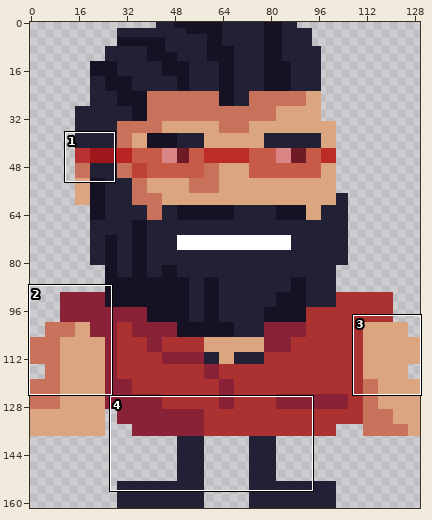
Sprite sheet, stored at assets/sprites/guilherme.png. The picture above shows the old version from afar; the outline marks the close-up.
Close-up. As it was:
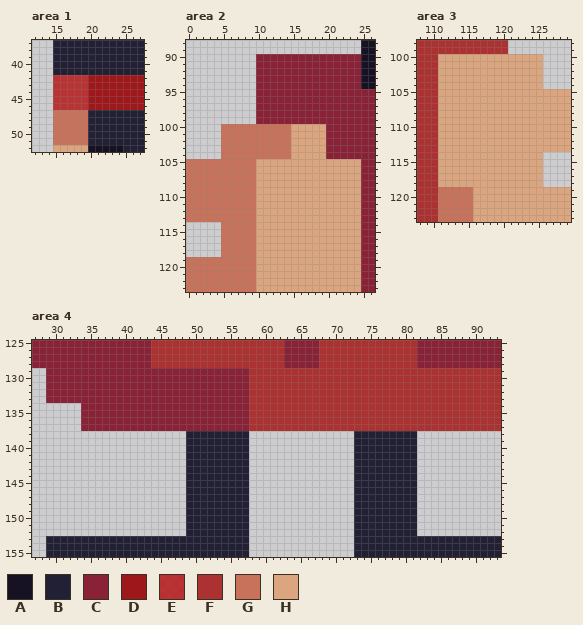
The file is 130x162 pixels. Shown: area 1: x 12..27, y 37..52; area 2: x 0..26, y 88..123; area 3: x 108..129, y 98..123; area 4: x 27..93, y 125..155.
Palette (. is transparent): A #161224  B #222034  C #892237  D #9e181b  E #b61616d6  F #ac3232  G #c8725b  H #dba57f
Now the later version:
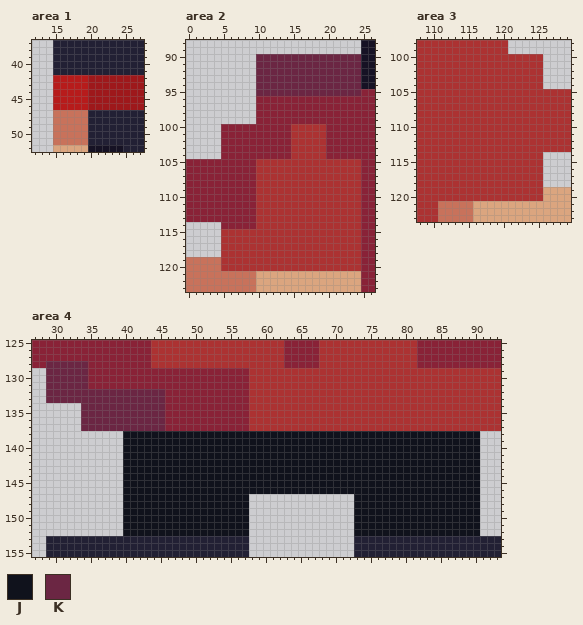
Colours new in this view: J #10121c  K #6b2643
Difference:
colour E: #b61616d6 -> #b61616f8
Changed rows in their new state; - is a pixel that keeps its letter.
Area 2:
first column x 10:
 90 KKKKKKKKKKKKKKK
 91 KKKKKKKKKKKKKKK
 92 KKKKKKKKKKKKKKK
 93 KKKKKKKKKKKKKKK
 94 KKKKKKKKKKKKKKK
 95 KKKKKKKKKKKKKKK
first column x 0:
100 -----CCCCCCCCCCFFFFF-----
101 -----CCCCCCCCCCFFFFF-----
102 -----CCCCCCCCCCFFFFF-----
103 -----CCCCCCCCCCFFFFF-----
104 -----CCCCCCCCCCFFFFF-----
105 CCCCCCCCCCFFFFFFFFFFFFFFF
106 CCCCCCCCCCFFFFFFFFFFFFFFF
107 CCCCCCCCCCFFFFFFFFFFFFFFF
108 CCCCCCCCCCFFFFFFFFFFFFFFF
109 CCCCCCCCCCFFFFFFFFFFFFFFF
110 CCCCCCCCCCFFFFFFFFFFFFFFF
111 CCCCCCCCCCFFFFFFFFFFFFFFF
112 CCCCCCCCCCFFFFFFFFFFFFFFF
113 CCCCCCCCCCFFFFFFFFFFFFFFF
114 -----CCCCCFFFFFFFFFFFFFFF
115 -----FFFFFFFFFFFFFFFFFFFF
116 -----FFFFFFFFFFFFFFFFFFFF
117 -----FFFFFFFFFFFFFFFFFFFF
118 -----FFFFFFFFFFFFFFFFFFFF
119 -----FFFFFFFFFFFFFFFFFFFF
120 -----FFFFFFFFFFFFFFFFFFFF
Area 3:
first column x 111:
100 FFFFFFFFFFFFFFF----
101 FFFFFFFFFFFFFFF----
102 FFFFFFFFFFFFFFF----
103 FFFFFFFFFFFFFFF----
104 FFFFFFFFFFFFFFF----
105 FFFFFFFFFFFFFFFFFFF
106 FFFFFFFFFFFFFFFFFFF
107 FFFFFFFFFFFFFFFFFFF
108 FFFFFFFFFFFFFFFFFFF
109 FFFFFFFFFFFFFFFFFFF
110 FFFFFFFFFFFFFFFFFFF
111 FFFFFFFFFFFFFFFFFFF
112 FFFFFFFFFFFFFFFFFFF
113 FFFFFFFFFFFFFFFFFFF
114 FFFFFFFFFFFFFFF----
115 FFFFFFFFFFFFFFF----
116 FFFFFFFFFFFFFFF----
117 FFFFFFFFFFFFFFF----
118 FFFFFFFFFFFFFFF----
119 FFFFFFFFFFFFFFF----
120 FFFFFFFFFFFFFFF----
Area 4:
first column x 29:
128 KKKKKK--------------------------------------------------------
129 KKKKKK--------------------------------------------------------
130 KKKKKK--------------------------------------------------------
131 KKKKKK--------------------------------------------------------
132 KKKKKKKKKKKKKKKKK---------------------------------------------
133 KKKKKKKKKKKKKKKKK---------------------------------------------
134 -----KKKKKKKKKKKK---------------------------------------------
135 -----KKKKKKKKKKKK---------------------------------------------
136 -----KKKKKKKKKKKK---------------------------------------------
137 -----KKKKKKKKKKKK---------------------------------------------
138 -----------JJJJJJJJJJJJJJJJJJJJJJJJJJJJJJJJJJJJJJJJJJJJJJJJJJJ
139 -----------JJJJJJJJJJJJJJJJJJJJJJJJJJJJJJJJJJJJJJJJJJJJJJJJJJJ
140 -----------JJJJJJJJJJJJJJJJJJJJJJJJJJJJJJJJJJJJJJJJJJJJJJJJJJJ
141 -----------JJJJJJJJJJJJJJJJJJJJJJJJJJJJJJJJJJJJJJJJJJJJJJJJJJJ
142 -----------JJJJJJJJJJJJJJJJJJJJJJJJJJJJJJJJJJJJJJJJJJJJJJJJJJJ
143 -----------JJJJJJJJJJJJJJJJJJJJJJJJJJJJJJJJJJJJJJJJJJJJJJJJJJJ
144 -----------JJJJJJJJJJJJJJJJJJJJJJJJJJJJJJJJJJJJJJJJJJJJJJJJJJJ
145 -----------JJJJJJJJJJJJJJJJJJJJJJJJJJJJJJJJJJJJJJJJJJJJJJJJJJJ
146 -----------JJJJJJJJJJJJJJJJJJJJJJJJJJJJJJJJJJJJJJJJJJJJJJJJJJJ
147 -----------JJJJJJJJJJJJJJJJJJ---------------JJJJJJJJJJJJJJJJJJ
148 -----------JJJJJJJJJJJJJJJJJJ---------------JJJJJJJJJJJJJJJJJJ
149 -----------JJJJJJJJJJJJJJJJJJ---------------JJJJJJJJJJJJJJJJJJ
150 -----------JJJJJJJJJJJJJJJJJJ---------------JJJJJJJJJJJJJJJJJJ
151 -----------JJJJJJJJJJJJJJJJJJ---------------JJJJJJJJJJJJJJJJJJ
152 -----------JJJJJJJJJJJJJJJJJJ---------------JJJJJJJJJJJJJJJJJJ
Boxes around the changes in both close-ups, in picture pixels (x1, y1, x2, y2):
changed: (53, 75, 88, 110)
changed: (256, 54, 361, 96)
changed: (186, 124, 361, 271)
changed: (438, 54, 571, 201)
changed: (46, 361, 480, 536)
